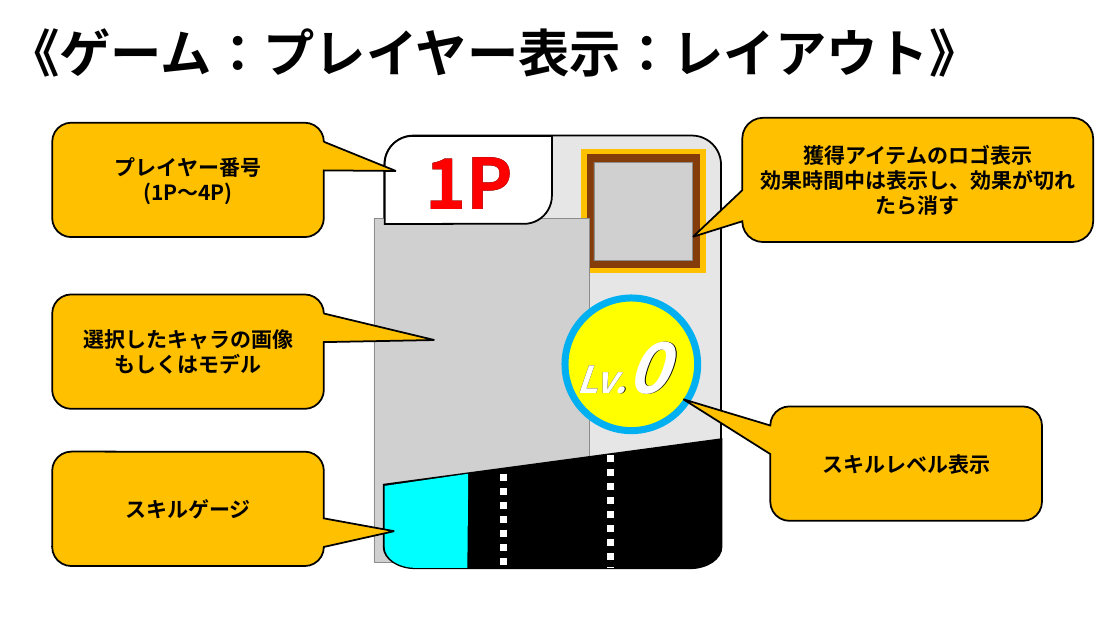
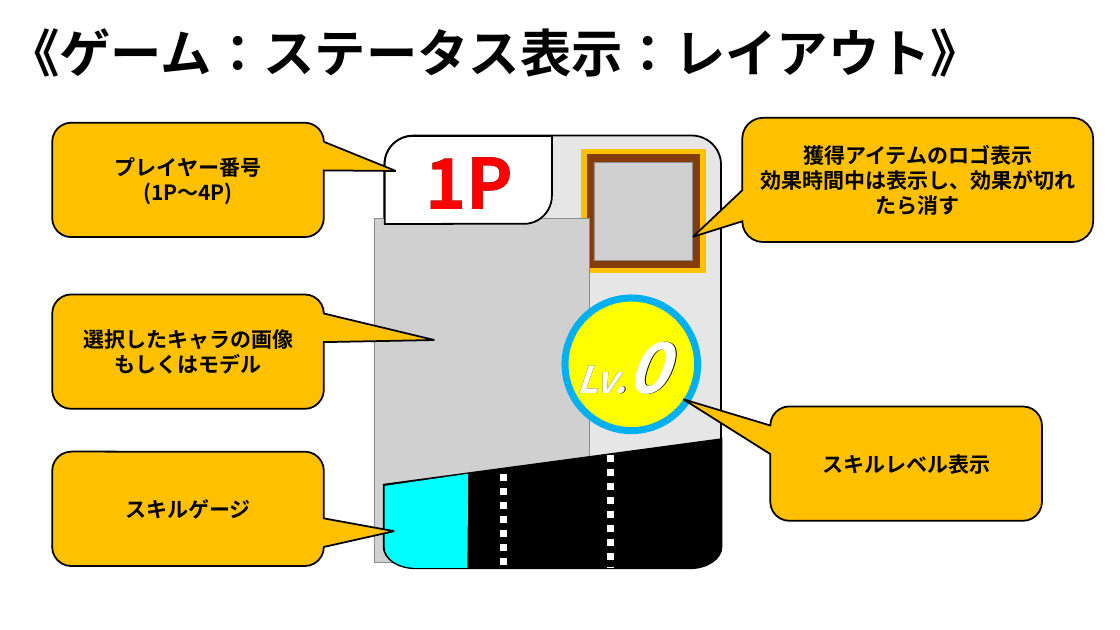
Before and after one commit to ARITA-MEIGEN/C-Team001, a slide deck: slide 20 of data/GS3_チーム2_仕様書.pptx (slide 16 before the commit). Drawn at 1120x630 pixels with LibreOffice and Linux fonts; fonts in the diff are those of the drawing; grey boxes stand for pictures; background and template pictures are left out. Boxes give left, top, right and bottom in pixels: in the first picture for what was removed or moved away, otherwise in the second. Text is boxed around its words. In the diff, an @@ line names an element or a change of style, - is before the commit and + after.

```diff
--- a/data/GS3_チーム2_仕様書.pptx
+++ b/data/GS3_チーム2_仕様書.pptx
@@ text at (8, 28, 982, 77): text changed @@
-《ゲーム：プレイヤー表示：レイアウト》
+《ゲーム：ステータス表示：レイアウト》
```
Also in this commit, not shown: 2 other slides changed, 6 slides added.
